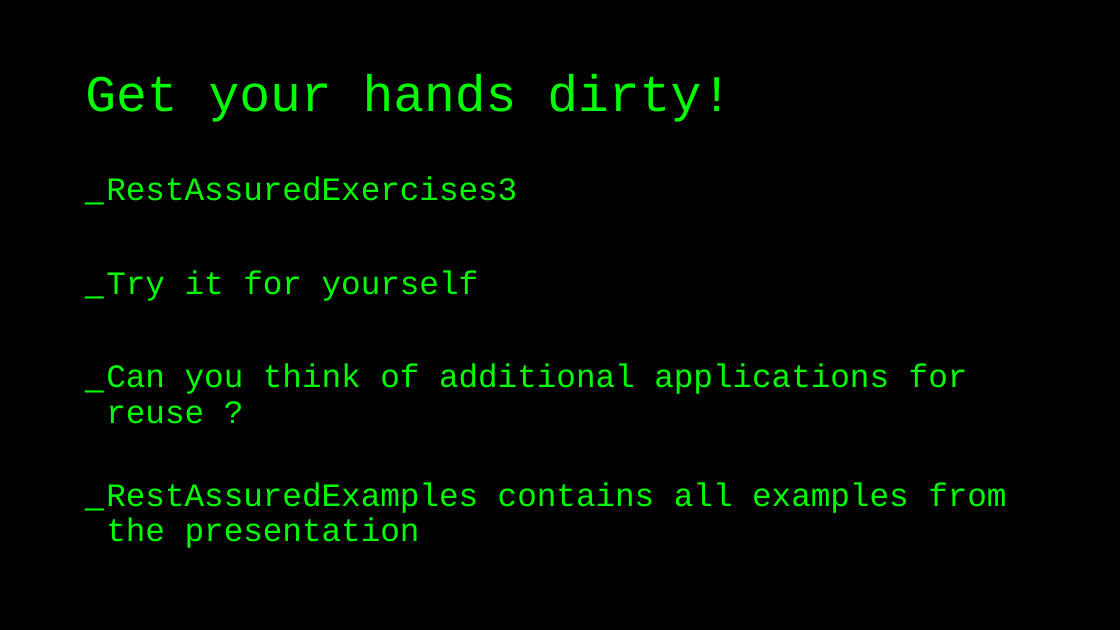
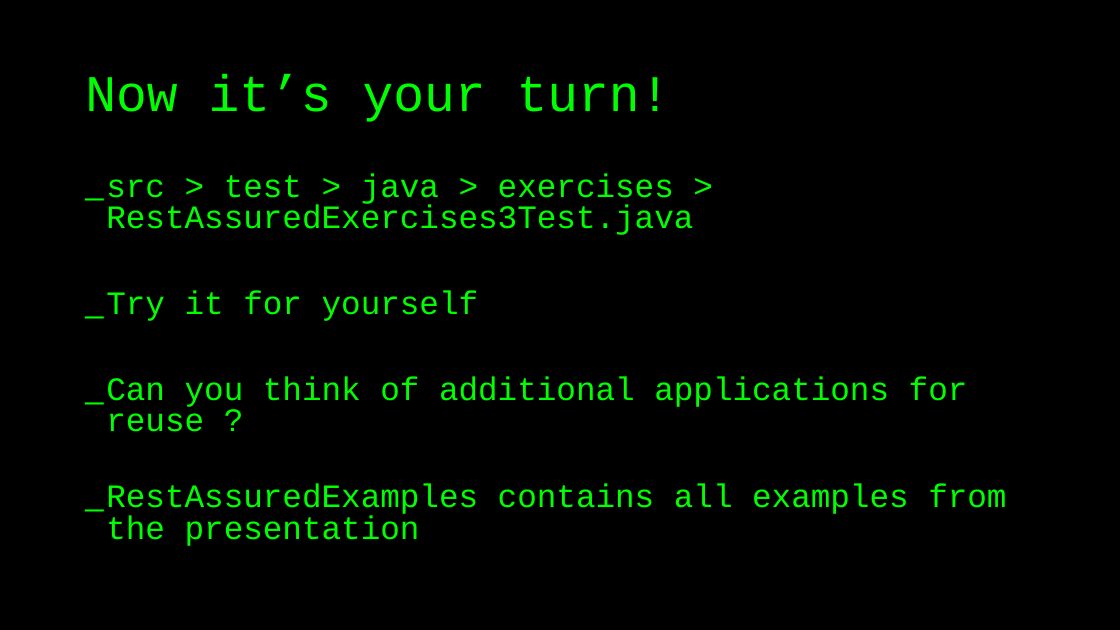
Before and after one commit to basdijkstra/rest-assured-workshop, a slide deck: slide 35 of RestAssuredWorkshop.pptx. Drawn at 1120x630 pixels with LibreOffice and Linux fonts; fonts in the diff are those of the drawing. Boxes give left, top, right and bottom in pixels: in the first picture for what was removed or moved away, otherwise in the second. Text is boxed around its words. In the diff, an @@ line names an element or a change of style, - is before the commit and + after.

```diff
--- a/RestAssuredWorkshop.pptx
+++ b/RestAssuredWorkshop.pptx
@@ title at <box>85,73,671,122</box>: text changed @@
-Get your hands dirty!
+Now it’s your turn!
@@ text at <box>106,173,693,235</box>: text changed @@
-_ RestAssuredExercises3
+_ src > test > java > exercises > RestAssuredExercises3Test.java
@@ text at <box>106,290,1006,546</box>: line spacing 0.9 to 0.8 @@
```
Also in this commit, not shown: 7 other slides changed, 3 slides added, 1 slide removed, 13 other files.
